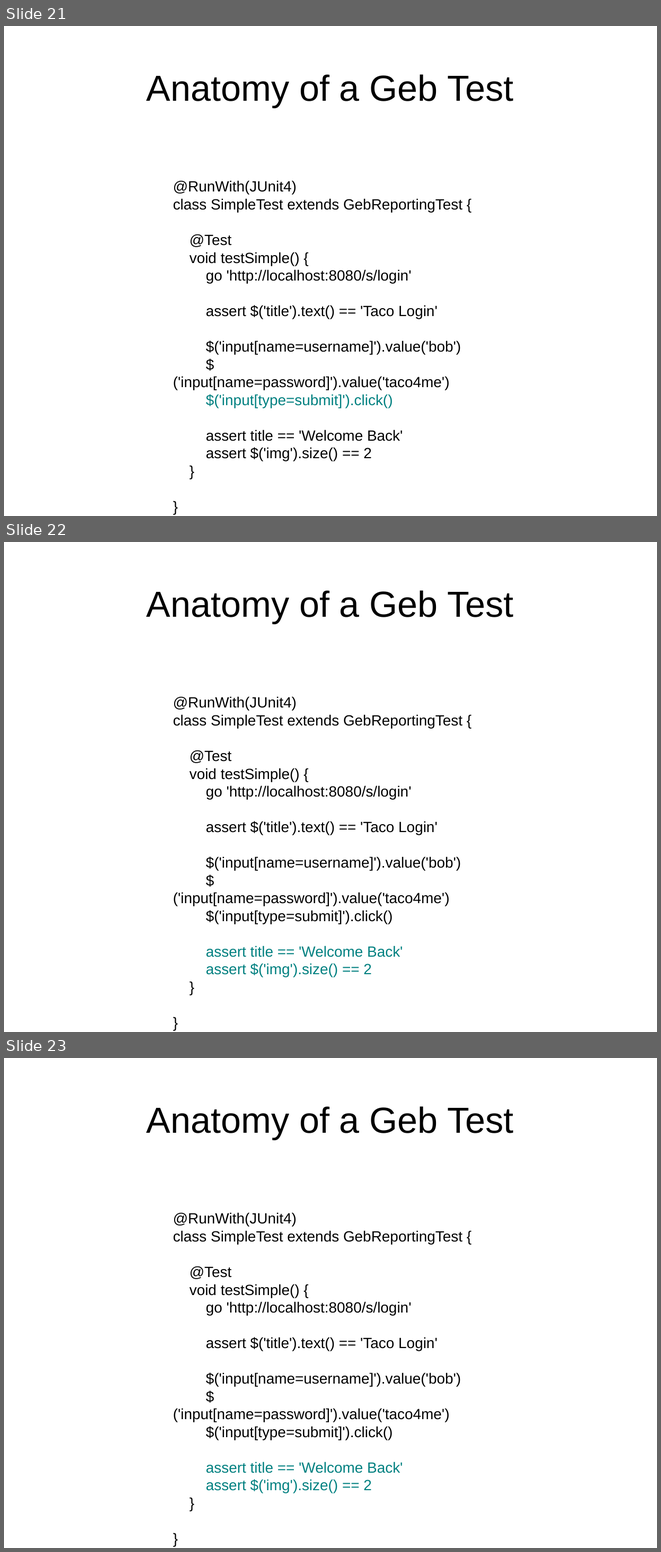
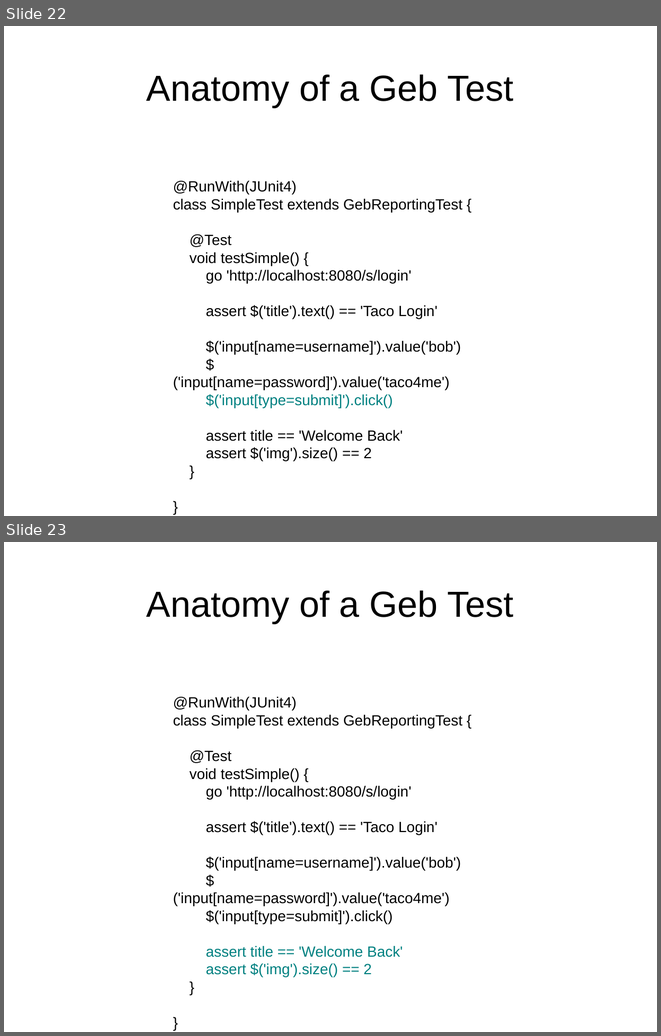
Before and after one commit to bherrmann7/simple-geb, a slide deck: talk/talk.odp. Shown one above the other, each under a label of ours: slides 21, 22 and 23 before the commit, slides 22 and 23 after it. The pictures are 661x1552 and 661x1036 pixels, drawn with LibreOffice and Linux fonts; fonts in the diff are those of the drawing. Boxes give left, top, right and bottom in pixels: in the first picture for what was removed or moved away, otherwise in the second. Text is boxed around its words. In the diff, an @@ line names an element or a change of style, - is before the commit and + after.

```diff
--- a/talk/talk.odp
+++ b/talk/talk.odp
@@ slide 22 removed at (4, 542, 657, 1032), background #FFFFFF @@
@@ title removed at (147, 590, 514, 623) @@
-Anatomy of a Geb Test
@@ text removed at (173, 696, 462, 977) @@
-@RunWith(JUnit4)
-class SimpleTest extends GebReportingTest {
-@Test
-void testSimple() {
-go 'http://localhost:8080/s/login'
-assert $('title').text() == 'Taco Login'
-$('input[name=username]').value('bob')
-$('input[name=password]').value('taco4me')
-$('input[type=submit]').click()
-assert title == 'Welcome Back'
-assert $('img').size() == 2
-}
-}
@@ what was slide 21 is now slide 22 @@
```
Also in this commit, not shown: 7 slides changed, 3 slides added, 4 other files.
